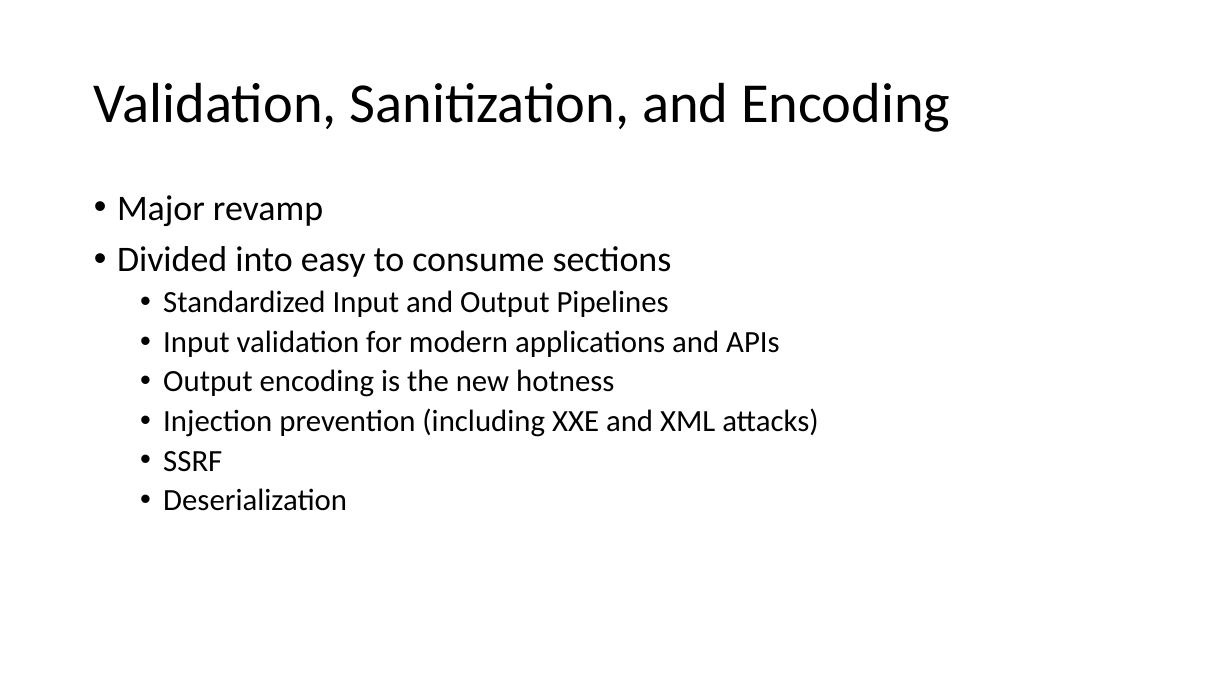
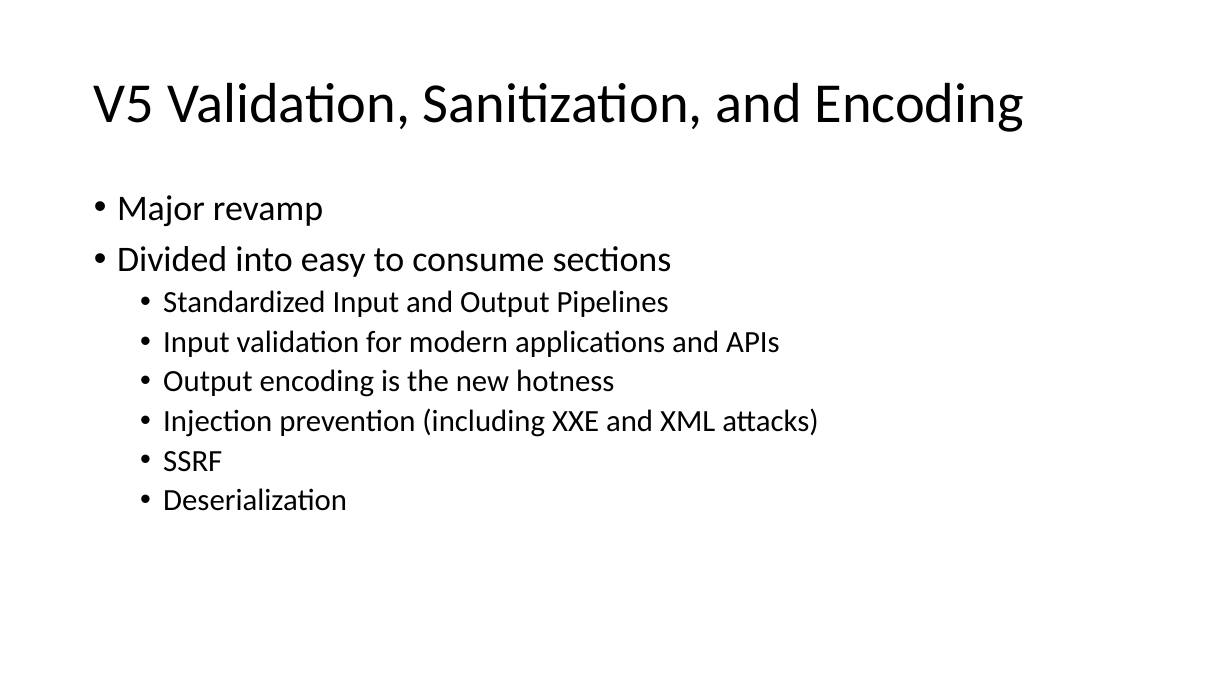
Before and after one commit to OWASP/ASVS, a slide deck: slide 19 of 4.0/presentations/NullCon 2019 ASVS 4.0 Release.pptx (slide 17 before the commit). Drawn at 1232x693 pixels with LibreOffice and Linux fonts; fonts in the diff are those of the drawing; background and template pictures are left out. Boxes give left, top, right and bottom in pixels: in the first picture for what was removed or moved away, otherwise in the second. Text is boxed around its words. In the diff, an @@ line names an element or a change of style, - is before the commit and + after.

```diff
--- a/4.0/presentations/NullCon 2019 ASVS 4.0 Release.pptx
+++ b/4.0/presentations/NullCon 2019 ASVS 4.0 Release.pptx
@@ title at [94, 82, 1024, 132]: text changed @@
-Validation, Sanitization, and Encoding
+V5 Validation, Sanitization, and Encoding
```
Also in this commit, not shown: 9 other slides changed, 5 slides added.
